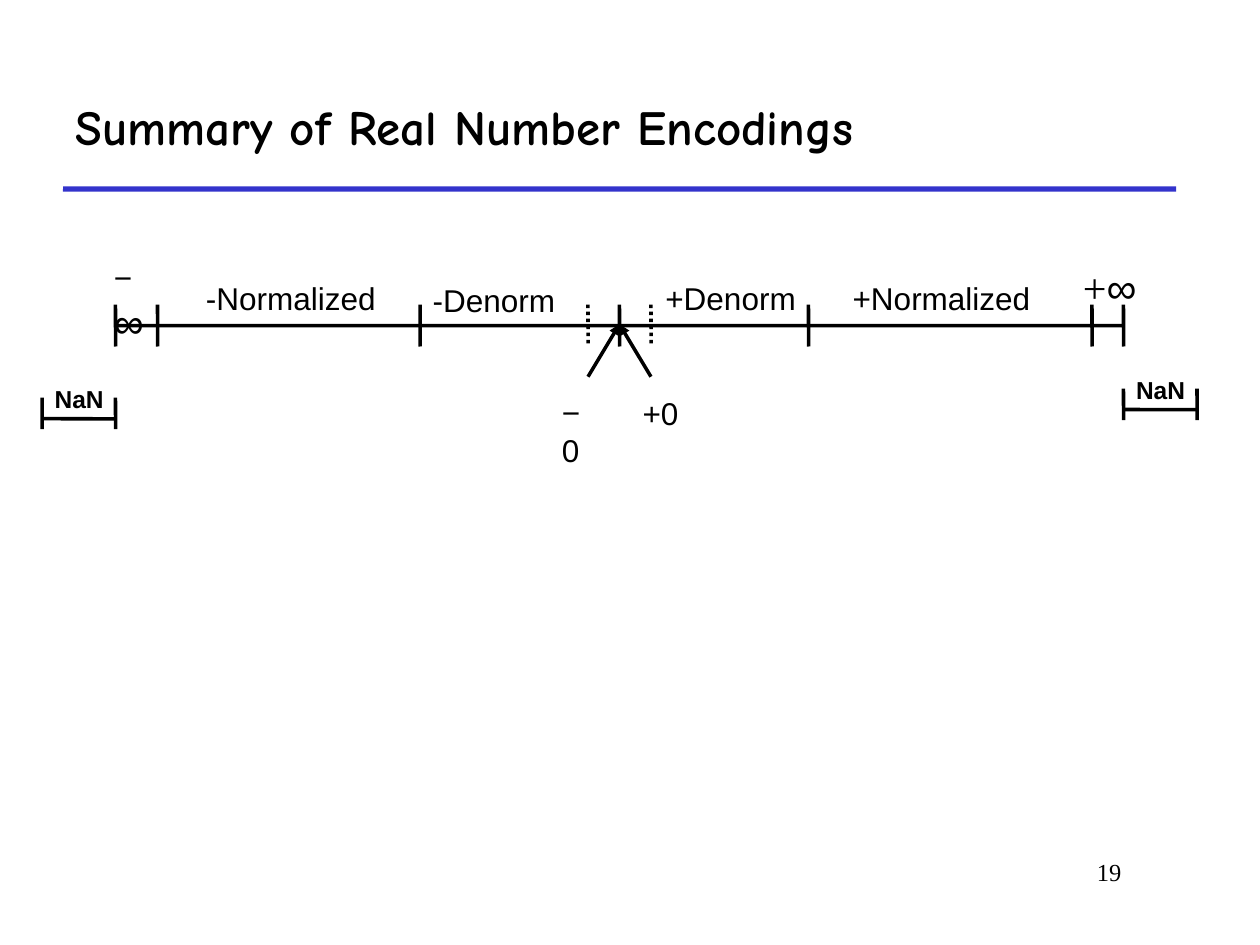
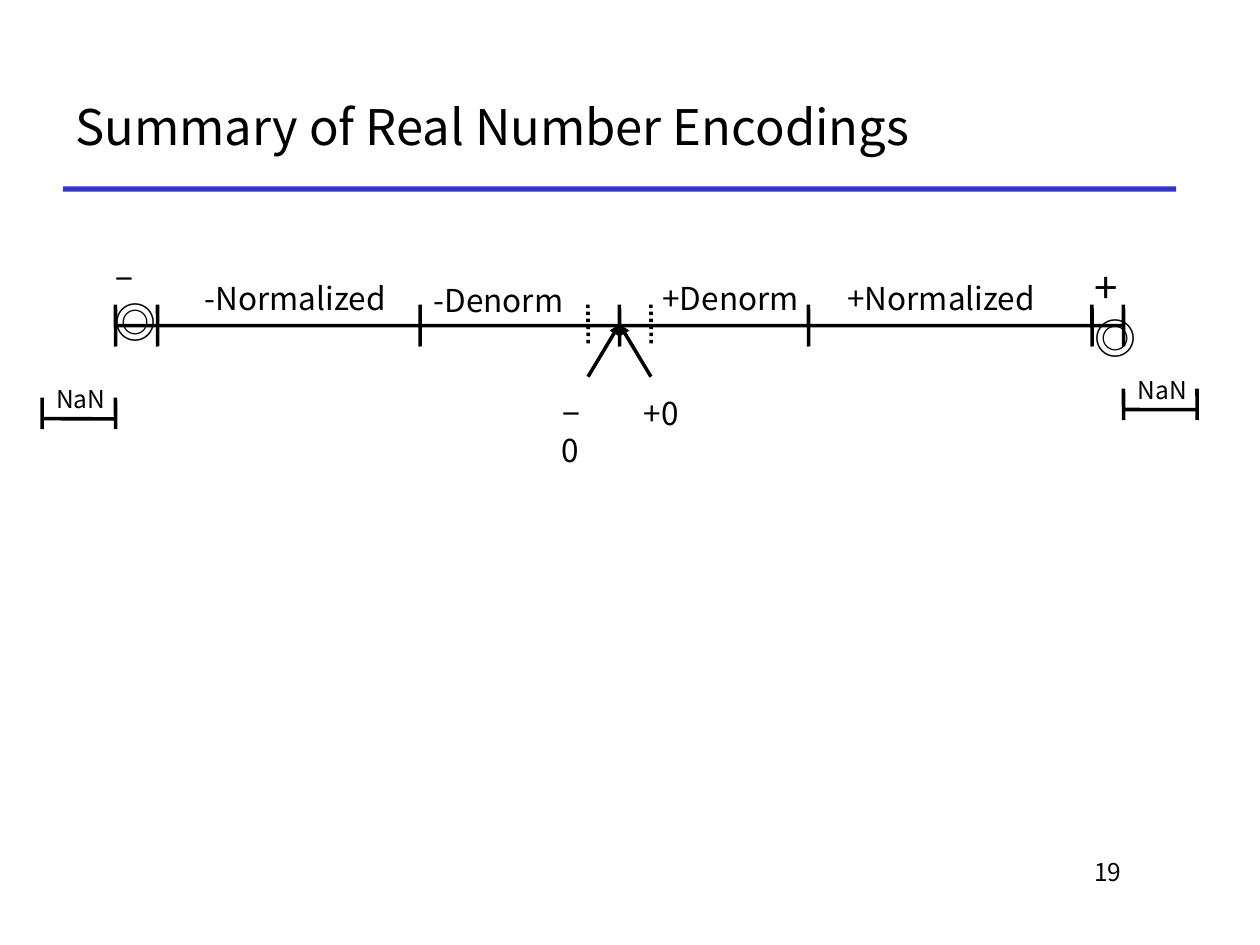
Before and after one commit to To-oTke/oh-my-ics, a slide deck: slide 19 of slides/1-14-float.ppt. Drawn at 1260x945 pixels with LibreOffice and Linux fonts; fonts in the diff are those of the drawing. Boxes give left, top, right and bottom in pixels: in the first picture for what was removed or moved away, otherwise in the second. Text is boxed around its words. In the diff, an @@ line names an element or a change of style, - is before the commit and + after.

```diff
--- a/slides/1-14-float.ppt
+++ b/slides/1-14-float.ppt
@@ title "Summary of Real Number Encodings" at box(76, 105, 909, 158): font Comic Neue to Noto Sans CJK KR, bold off @@
@@ text at box(102, 252, 179, 315): text changed @@
-−∞
+−◎
@@ text at box(1081, 256, 1154, 319): text changed; font Times New Roman to Noto Sans CJK KR @@
-+∞
++◎
@@ font Arial to Noto Sans CJK KR in 5 elements at box(644, 401, 679, 426), box(662, 287, 798, 311), box(434, 289, 564, 313), box(847, 285, 1035, 311), box(205, 285, 386, 311) @@
@@ text "NaN" at box(56, 390, 105, 409): font Arial to Noto Sans CJK KR, bold off @@
@@ text "−0" at box(562, 438, 579, 463): font Arial to Noto Sans CJK KR in "−0" @@
@@ text "NaN" at box(1138, 381, 1187, 400): font Arial to Noto Sans CJK KR, bold off @@
@@ page number at box(1094, 862, 1121, 882): font Times New Roman to Noto Sans CJK KR @@
```
Also in this commit, not shown: 45 other slides changed, 3 other files.
